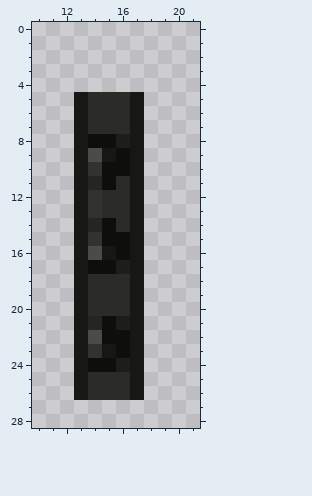
Two versions of one pixel-art sprite, dialog/bottom_line_mode_intersection_top.png. The picture above is the old version.
The file is 32x32 pixels. Colours within 5 levels of each other are drawn and written as one. Shown: x 10..21, y 0..28.
After the commit:
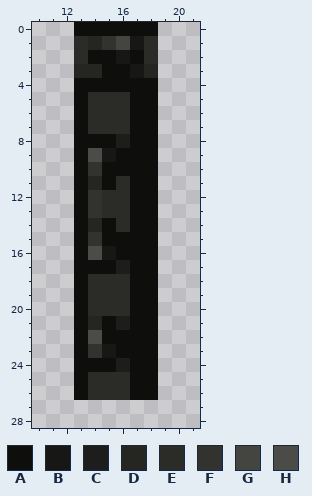
Palette (. is transparent): A #0e0e0c  B #171816  C #1d1d1c  D #252522  E #2b2b28  F #32322f  G #444441  H #4b4b48
From old to new:
Changed rows in their new state; - is an unchanged pixel.
first column x 13:
 0 AAAAAA
 1 EDFGBE
 2 EAABAE
 3 DDAABD
 4 AAAAAA
 5 A---AA
 6 A---AA
 7 A---AA
 8 A---AA
 9 A---AA
10 A---AA
11 A---AA
12 A---AA
13 A---AA
14 A---AA
15 A---AA
16 A---AA
17 A---AA
18 A---AA
19 A---AA
20 A---AA
21 A---AA
22 A---AA
23 A---AA
24 A---AA
25 A---AA
26 A---AA
